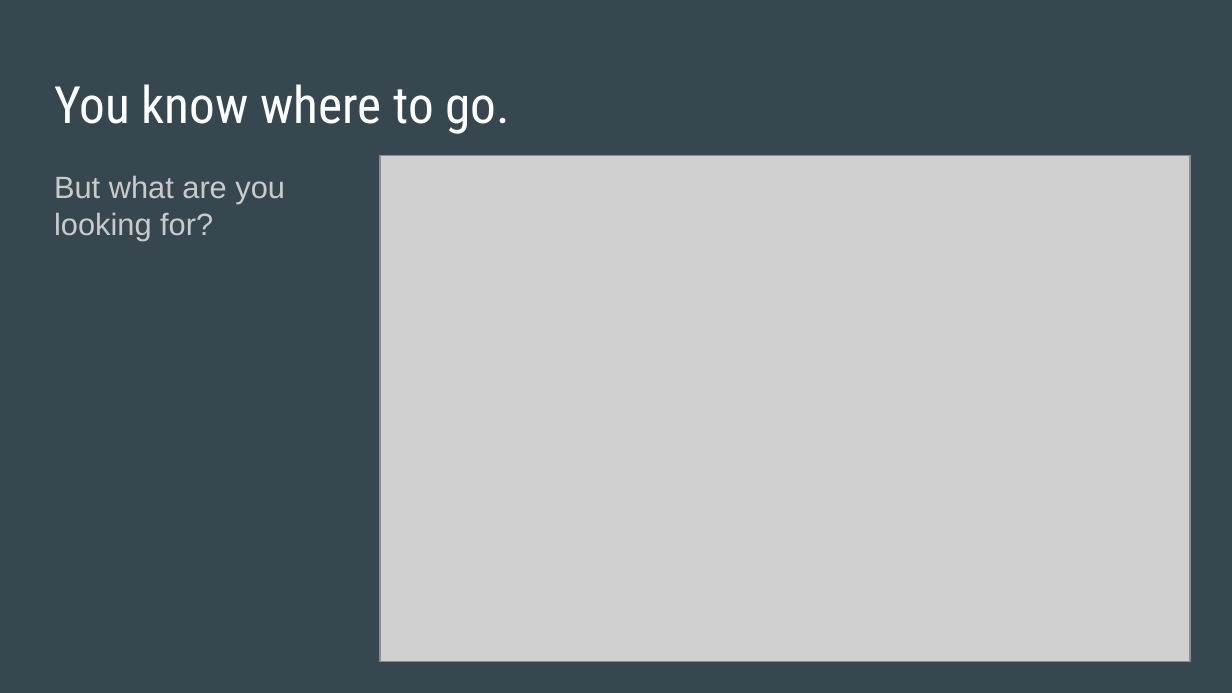
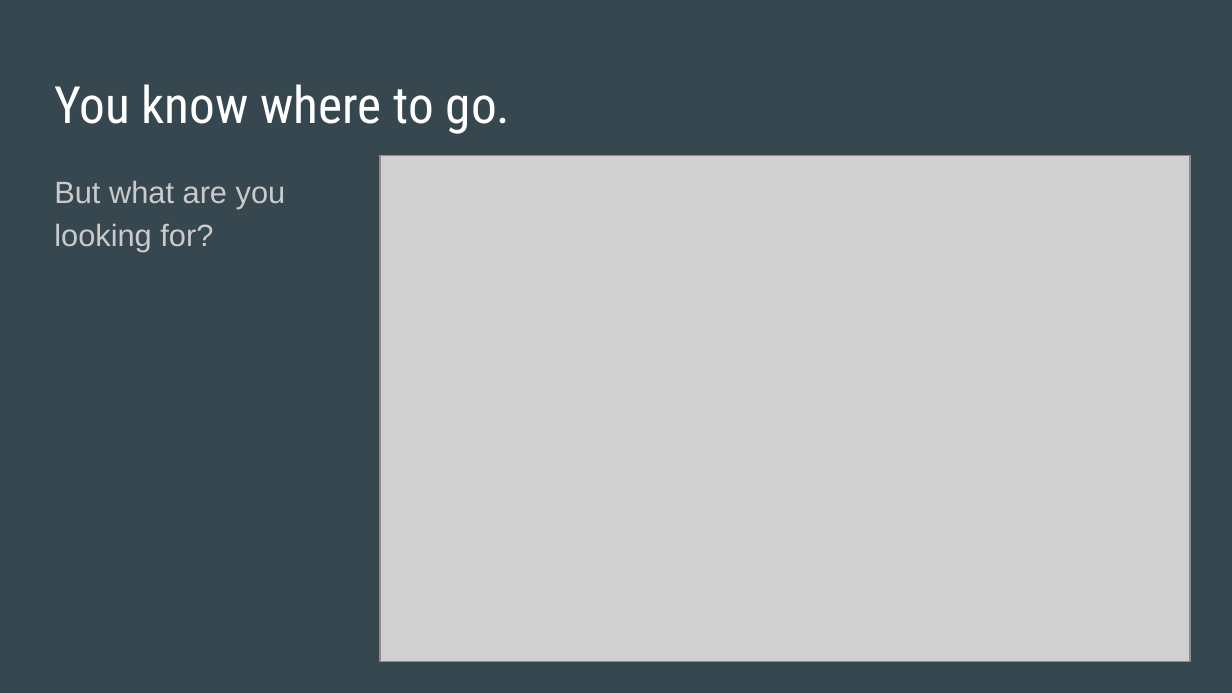
Before and after one commit to MoonWatcher582/alison_is_not_creative, a slide deck: slide 3 of TheMagicCompass.pptx. Drawn at 1232x693 pixels with LibreOffice and Linux fonts; fonts in the diff are those of the drawing; grey boxes stand for pictures. Boxes give left, top, right and bottom in pixels: in the first picture for what was removed or moved away, otherwise in the second. Text is boxed around its words. In the diff, an @@ line names an element or a change of style, - is before the commit and + after.

```diff
--- a/TheMagicCompass.pptx
+++ b/TheMagicCompass.pptx
@@ text "But what are you looking ..." at box(54, 180, 286, 252): line spacing 1 to 1.15; more space between paragraphs @@
```
Also in this commit, not shown: 3 other slides changed.
